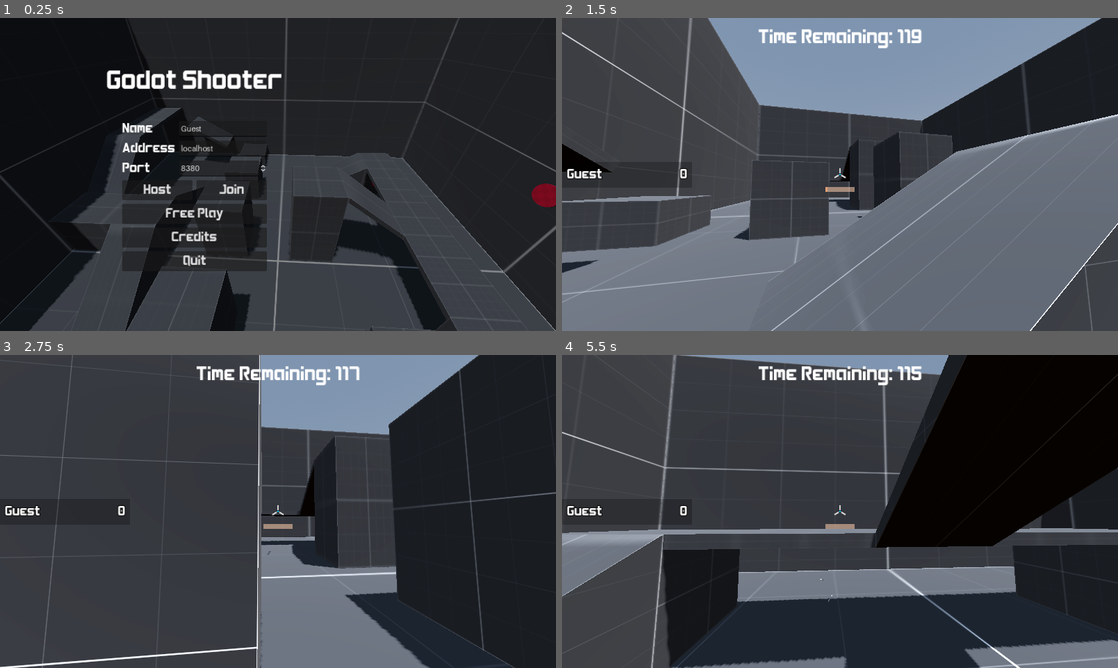
Above: before the commit, frames 1-4 (two rows, left to right).
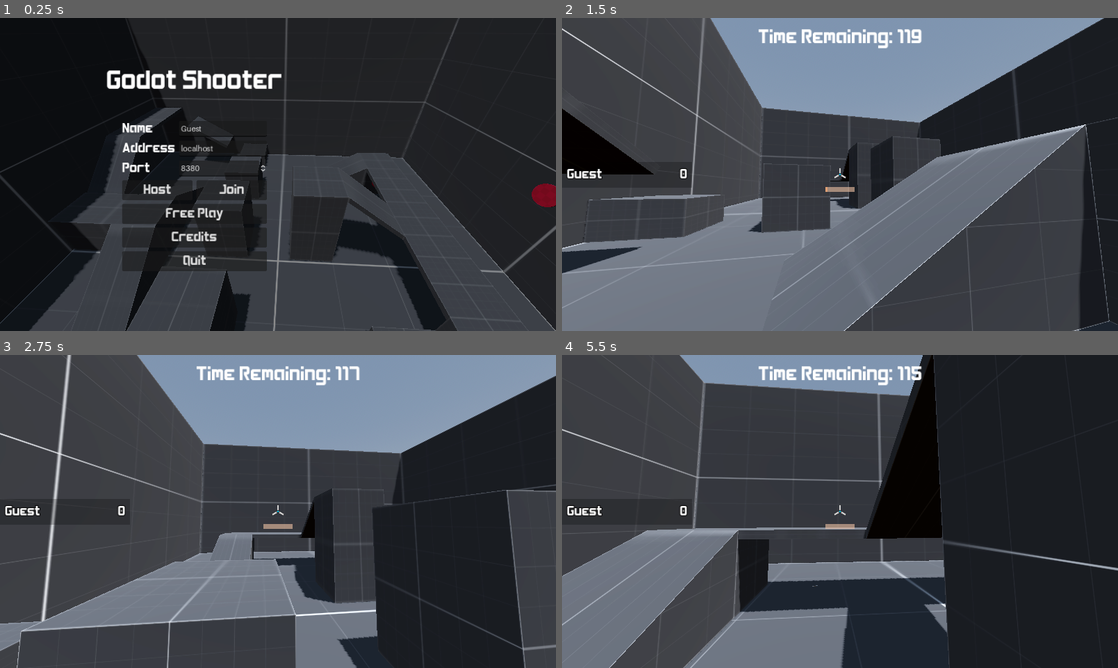
Above: after the commit, the same moments.

Repository: kdreese/godot-3D-shooter-project
Game: Godot game, scene res://src/states/menus/menu.tscn
Same seed, same stepped clock (60 frames per second), same inputs: the game is played once before the commit and once after it.
Inputs (mouse positions are in pixels of both pictures, inside the frame that each line leads up to):
- Up to frame 1 (0.25 s): no input
- Up to frame 2 (1.5 s): click "Free Play" at 0.5 s; tap Enter at 1.25 s; move the mouse to (867, 174) at 1.27 s; press the mouse at (867, 174) at 1.28 s; hold W (move_forwards) from 1.28 s (still down)
- Up to frame 3 (2.75 s): keep holding W (move_forwards); tap Space (jump) at 1.52, 2.27 s; move the mouse to (250, 511) at 2.02 s; release the mouse at (250, 511) at 2.03 s; right-click (250, 511) at 2.1 s; click (250, 511) at 2.3 s
- Up to frame 4 (5.5 s): keep holding W (move_forwards); move the mouse to (851, 505) at 2.77 s; press the mouse at (851, 505) at 2.78 s; move the mouse to (834, 517) at 3.52 s; release the mouse at (834, 517) at 3.53 s; click (834, 517) at 3.6 s; tap Space (jump) at 3.77, 4.52, 5.27 s; move the mouse to (878, 514) at 4.27 s; hold Right mouse button (melee_attack) 4.28-5.03 s; click (878, 514) at 4.55 s; move the mouse to (795, 508) at 5.02 s; click (795, 508) at 5.1 s

The runs differ from the first frame. In frame 1, less than 0.1% of the frame differs, in the area x 34-45%, y 51-62%; in frame 2, 24%; in frame 3, 31%; in frame 4, 48%, in the area x 0-100%, y 0-100%.

Commit message:
Added slower walk speed when drawing bow

Diff:
--- a/src/levels/level.tscn
+++ b/src/levels/level.tscn
@@ -179,7 +179,7 @@
 
 [node name="CSGBox2" type="CSGBox3D" parent="CSGCombiner3D"]
 transform = Transform3D(1, 0, 0, 0, 1, 0, 0, 0, 1, -2.5, 3.5, 5.5)
-size = Vector3(4.5, 6.75, 4.5)
+size = Vector3(4.5, 7, 4.5)
 material = ExtResource("2")
 
 [node name="CSGBox9" type="CSGBox3D" parent="CSGCombiner3D"]
--- a/src/objects/player.gd
+++ b/src/objects/player.gd
@@ -10,6 +10,7 @@
 const MOUSE_SENS = Vector2(0.0025, 0.0025)
 const GRAVITY = 30.0
 const MOVE_SPEED = 10.0
+const DRAWBACK_MOVE_SPEED = 3.0
 const JUMP_POWER = 12.0
 const RESPAWN_TIME = 3.0
 const IFRAME_TIME = 1.0
@@ -23,6 +24,7 @@
 var is_active := true
 var is_vulnerable := true
 var last_footstep_pos: Vector3 = Vector3.ZERO
+var is_drawing_back := false
 var drawback_timer := false
 var drawback_timer_val := 0.0
 
@@ -65,9 +67,11 @@
 		get_viewport().set_input_as_handled()
 	elif event.is_action_pressed("shoot"):
 		drawback_timer = true
+		is_drawing_back = true
 		find_parent("Game").set_drawback_indicator()
 		get_viewport().set_input_as_handled()
 	elif event.is_action_released("shoot"):
+		is_drawing_back = false
 		release()
 		get_viewport().set_input_as_handled()
 	elif event.is_action_pressed("melee_attack"):
@@ -95,8 +99,12 @@
 
 			var move_vector := wishdir.x * right_vector + wishdir.y * forward_vector
 
-			velocity.x = move_vector.x * MOVE_SPEED
-			velocity.z = move_vector.z * MOVE_SPEED
+			if is_drawing_back:
+				velocity.x = move_vector.x * DRAWBACK_MOVE_SPEED
+				velocity.z = move_vector.z * DRAWBACK_MOVE_SPEED
+			else:
+				velocity.x = move_vector.x * MOVE_SPEED
+				velocity.z = move_vector.z * MOVE_SPEED
 
 			var jumping := false
 
